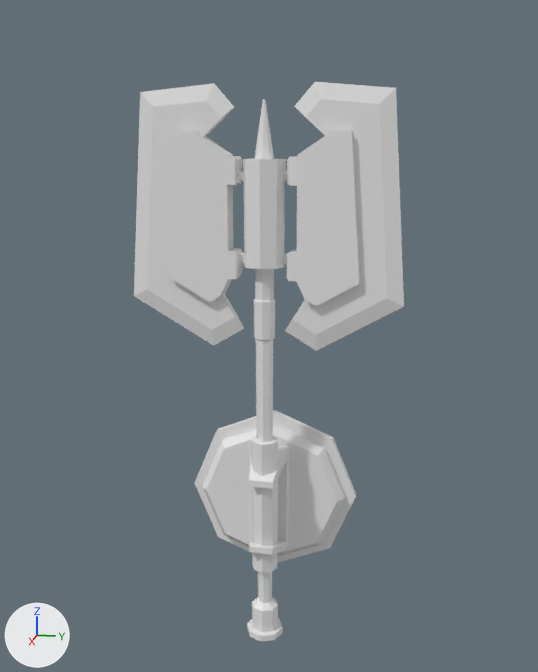
Renders of the FBX model Assets/Project/NewVisuals/Models/Weapons/Axe.fbx from each side of a commit.
The view is the same before and after, from a camera (50 mm lens) standing at (4.03, 0.77, 1.92) and looking at (0.19, 0.0, 0.96). Every picture has the same lights, and +X, +Y and +Z are marked at lower left. Where no turn or scale is listed for an object, it has been applied to the vertices.

The first picture shows 'Base_Support_Handle_Axe'.
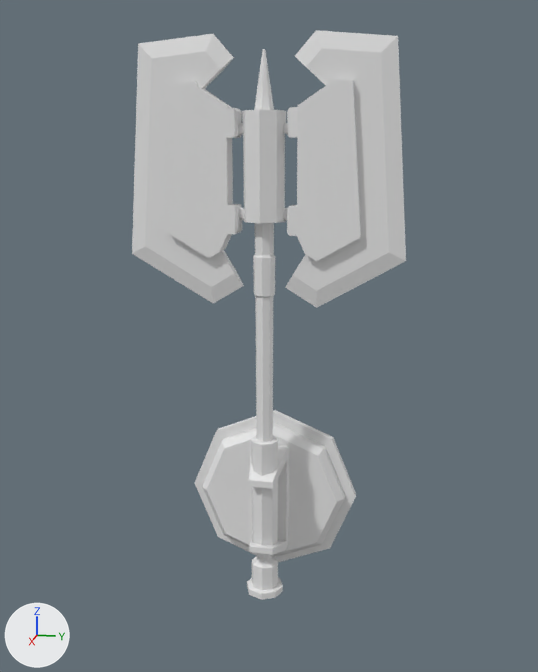
Changed parts and their boxes (x1, y1, x2, y2) in the pictures (538 x 672 px; the box of a moved part takes in the faces that stretch with it):
'Base_Support_Handle_Axe', reshaped: before (134, 82, 404, 642); after (132, 30, 406, 599)
part 1 of me_mesh, moved or reshaped: before (134, 82, 404, 415); after (132, 30, 406, 415)
part 2 of me_mesh, moved or reshaped: before (247, 553, 283, 642); after (247, 554, 283, 599)

Diff of the bpy script that builds the scene:
```diff
--- a/Assets/Project/NewVisuals/Models/Weapons/Axe.fbx.py
+++ b/Assets/Project/NewVisuals/Models/Weapons/Axe.fbx.py
@@ me_mesh @@
 # used by ob_base_support_handle_axe; location = (0.0, 0.0, 0.0)
-me_mesh.from_pydata(...)  # 484 vertices, 575 faces; spans x 0.02..0.42, y -0.71..0.71, z -0.77..2.25
+me_mesh.from_pydata(...)  # 484 vertices, 575 faces; spans x 0.02..0.42, y -0.71..0.71, z -0.5..2.48
+# me_mesh part 1: 303 of the vertices in x 0.2..0.42, y -0.71..0.71, z 0.93..2.25 are moved by (0.0, 0.0, 0.23)
+# me_mesh part 2: all 57 vertices in x 0.2..0.41, y -0.1..0.1, z -0.77..-0.35 are moved by (0.0, 0.0, 0.27)
```
